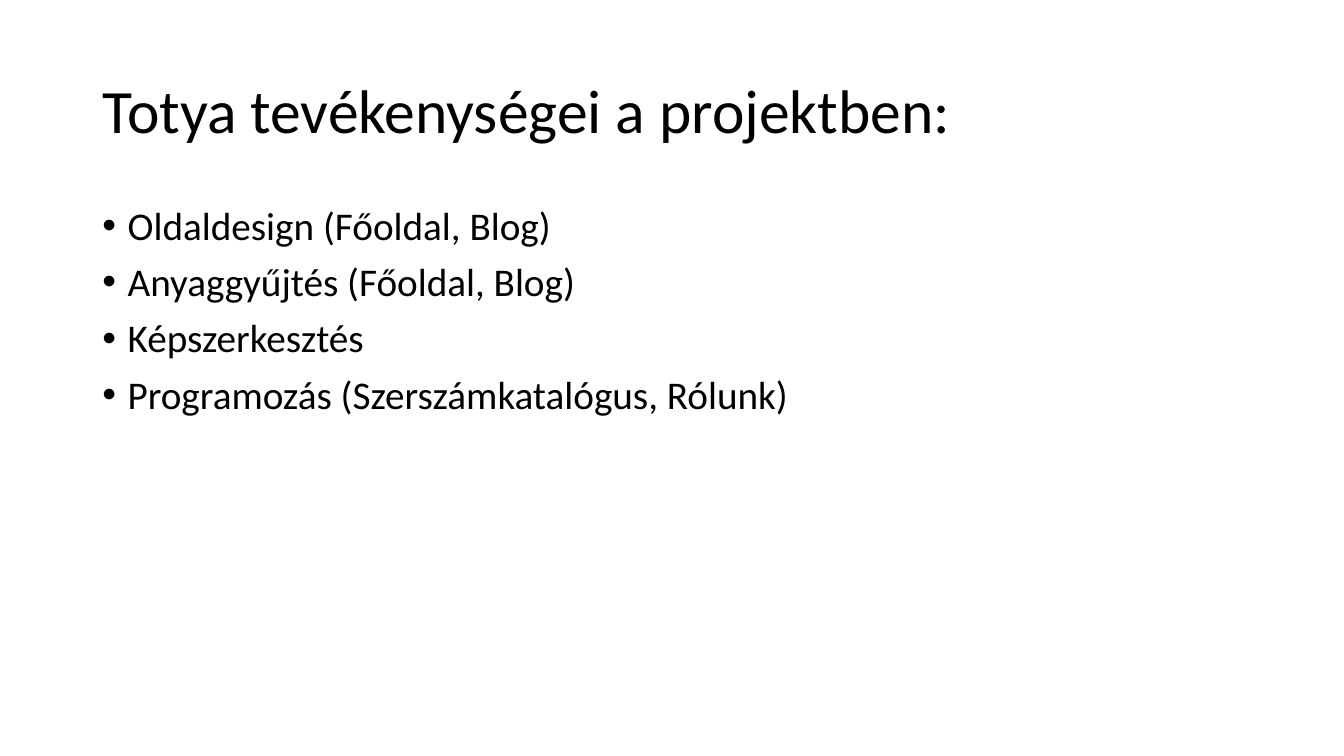
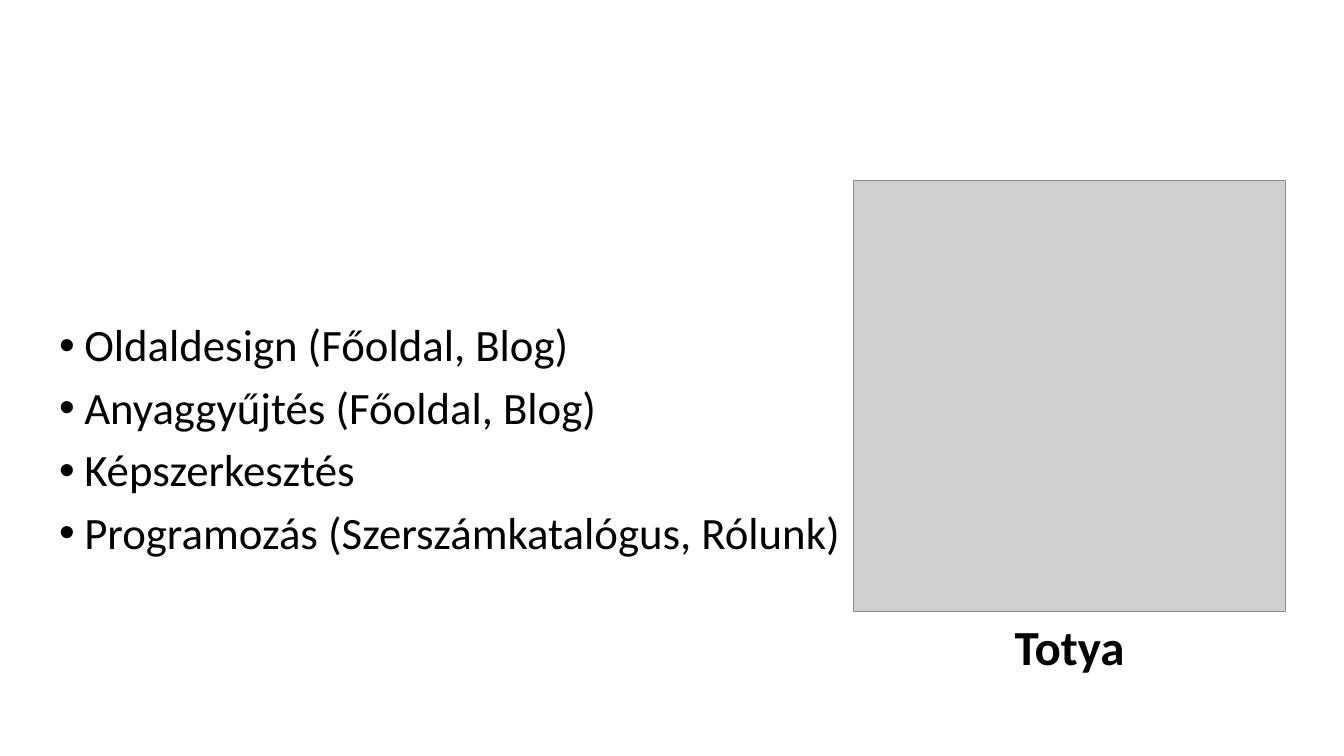
Before and after one commit to KrizsakKornelKaroly/webes-projekt, a slide deck: slide 5 of Bemutató/Webes Projekt.pptx. Drawn at 1344x756 pixels with LibreOffice and Linux fonts; fonts in the diff are those of the drawing; grey boxes stand for pictures; background and template pictures are left out. Boxes give left, top, right and bottom in pixels: in the first picture for what was removed or moved away, otherwise in the second. Text is boxed around its words. In the diff, an @@ line names an element or a change of style, - is before the commit and + after.

```diff
--- a/Bemutató/Webes Projekt.pptx
+++ b/Bemutató/Webes Projekt.pptx
@@ title removed at [102, 90, 950, 144] @@
-Totya tevékenységei a projektben:
@@ text "Oldaldesign (Főoldal, Blog)": place and size @@
-text "Oldaldesign (Főoldal, Blog)" at [128, 211, 788, 416]
+text "Oldaldesign (Főoldal, Blog)" at [84, 328, 839, 557]
@@ text "Oldaldesign (Főoldal, Blog)" at [84, 328, 839, 557]: size 28 to 32 pt; vertical alignment top to middle @@
@@ picture added at [854, 180, 1286, 612] @@
@@ text added at [1015, 633, 1125, 673], 35 pt, text #000000, bold @@
+Totya
```
Also in this commit, not shown: 4 other slides changed, 3 slides added, 3 slides removed.
